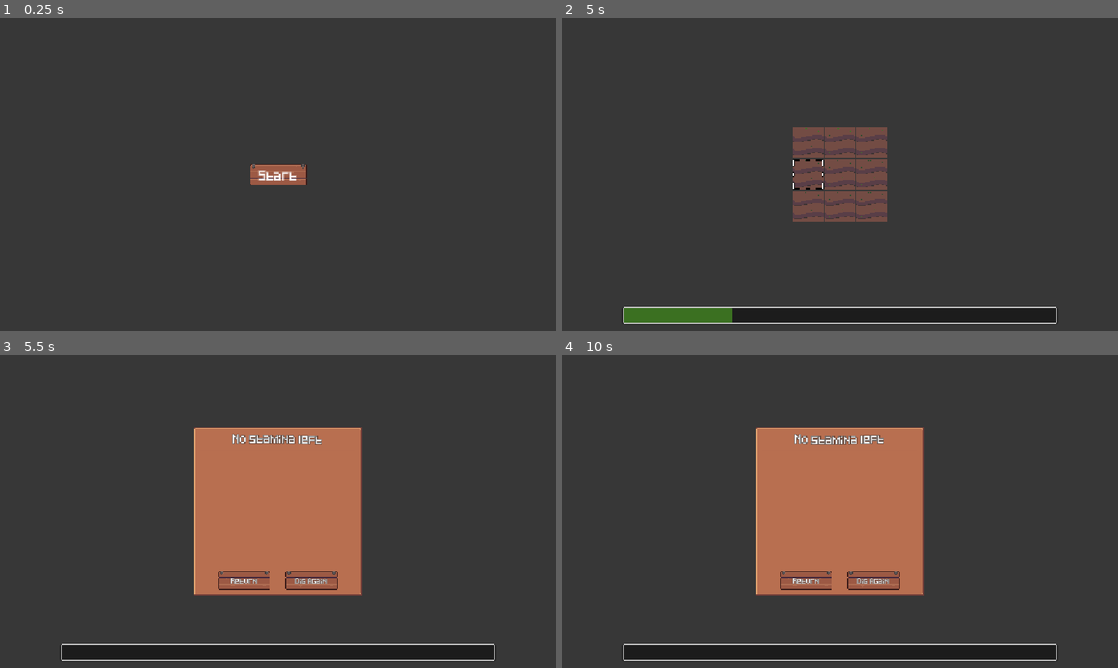
Above: before the commit, frames 1-4 (two rows, left to right).
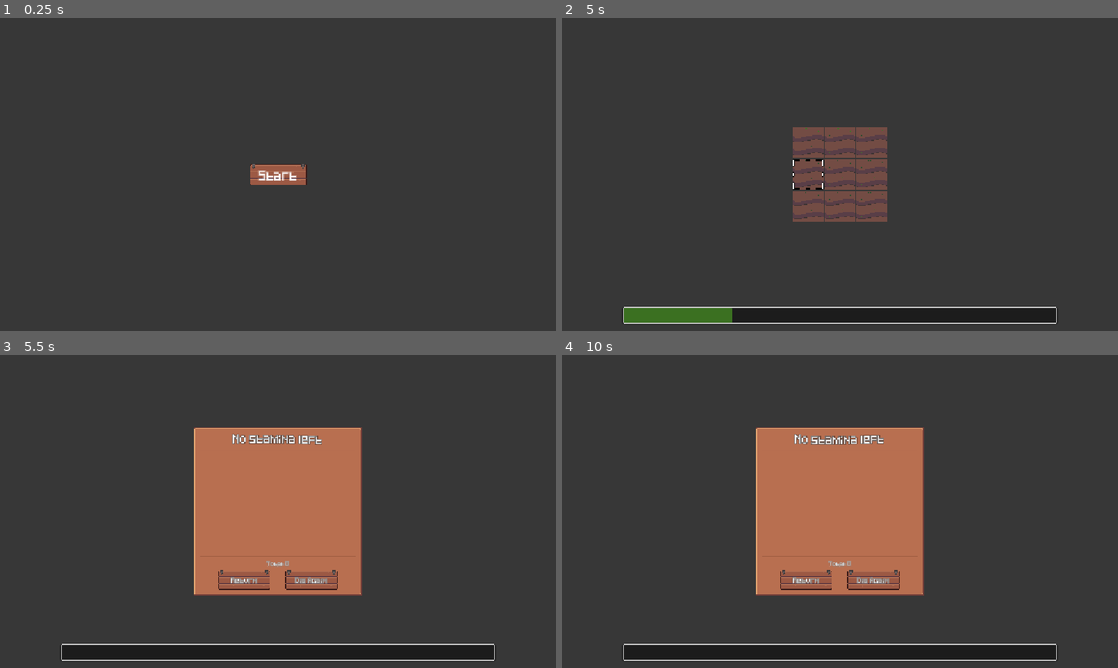
Above: after the commit, the same moments.

Repository: jakoofficial/DigNew
Game: Godot game, scene res://Scenes/MainMenu.tscn
The game is run twice, just before and just after one commit, with the same random seed, the same clock (stepped at 60 frames per second) and the same inputs. The engine's default icon, where the game draws it, is replaced by a stand-in: a white triangle on a blue panel in a dark square.
Inputs (mouse positions are in pixels of both pictures, inside the frame that each line leads up to):
- Up to frame 1 (0.25 s): no input
- Up to frame 2 (5 s): click "Start" at 0.5 s; move the mouse to (962, 158) at 1.27 s; click (962, 158) at 1.42 s; move the mouse to (806, 143) at 2.02 s; click (806, 143) at 2.17 s; move the mouse to (840, 143) at 2.77 s; click (840, 143) at 2.92 s; tap Enter at 3.5 s; move the mouse to (873, 143) at 3.52 s; click (873, 143) at 3.67 s; tap Space at 4.25 s; move the mouse to (806, 174) at 4.27 s; click (806, 174) at 4.42 s
- Up to frame 3 (5.5 s): tap Enter at 5 s; move the mouse to (278, 511) at 5.02 s; click (278, 511) at 5.17 s
- Up to frame 4 (10 s): click "Dig Again" at 5.75 s; move the mouse to (840, 480) at 6.52 s; click (840, 480) at 6.67 s; move the mouse to (873, 480) at 7.27 s; click (873, 480) at 7.42 s; tap Space at 8, 9.5 s; move the mouse to (806, 511) at 8.02 s; click (806, 511) at 8.17 s; tap Enter at 8.75 s; move the mouse to (840, 511) at 8.77 s; click (840, 511) at 8.92 s; move the mouse to (873, 511) at 9.52 s; click (873, 511) at 9.67 s

Frames 1-2 are identical in both runs. In frame 3, 0.4% of the frame differs, in the area x 36-64%, y 64-75%; in frame 4, 0.4%.

Commit message:
Added Total Balance to the digoverui

Diff:
--- a/Nodes/UI/gui.tscn
+++ b/Nodes/UI/gui.tscn
@@ -80,7 +80,7 @@
 grow_vertical = 2
 
 [node name="VBoxContainer" type="VBoxContainer" parent="Control/DigOverPanel/VBoxContainer2" unique_id=58026063]
-custom_minimum_size = Vector2(0, 320)
+custom_minimum_size = Vector2(0, 290)
 layout_mode = 2
 
 [node name="RichTextLabel" type="RichTextLabel" parent="Control/DigOverPanel/VBoxContainer2/VBoxContainer" unique_id=1610114669]
@@ -103,6 +103,21 @@
 layout_mode = 2
 size_flags_horizontal = 4
 size_flags_vertical = 3
+
+[node name="PanelContainer" type="PanelContainer" parent="Control/DigOverPanel/VBoxContainer2" unique_id=2009918899]
+custom_minimum_size = Vector2(355, 1)
+layout_mode = 2
+size_flags_horizontal = 4
+theme_type_variation = &"Line"
+
+[node name="TotalBalance" type="RichTextLabel" parent="Control/DigOverPanel/VBoxContainer2" unique_id=487647153]
+custom_minimum_size = Vector2(0, 20)
+layout_mode = 2
+theme_override_font_sizes/normal_font_size = 8
+text = "asdasda"
+scroll_active = false
+autowrap_trim_flags = 0
+horizontal_alignment = 1
 
 [node name="HBoxContainer" type="HBoxContainer" parent="Control/DigOverPanel/VBoxContainer2" unique_id=976360613]
 custom_minimum_size = Vector2(350, 0)
--- a/Scripts/UI/dig_over_panel.gd
+++ b/Scripts/UI/dig_over_panel.gd
@@ -4,6 +4,7 @@
 @onready var dig_again_btn: TextureButton = $VBoxContainer2/HBoxContainer/DigAgainBtn
 @onready var collection: VBoxContainer = $VBoxContainer2/VBoxContainer/Collection
 @onready var collected_item: HBoxContainer = $"../../CollectedItem"
+@onready var total_balance: RichTextLabel = $VBoxContainer2/TotalBalance
 
 func _ready() -> void:
 	return_btn.connect("pressed", GM.load_scene.bind(GM.Scenes.SKILLTREE))
@@ -21,7 +22,7 @@
 		item.Set_Values(i)
 		collection.add_child(item)
 		PS._PBalance += item.Get_Value()
-	print(PS._PBalance)
+	total_balance.text = str("Total: %s" % PS._PBalance)
 
 func _ReDig() -> void:
 	HidePanel()
